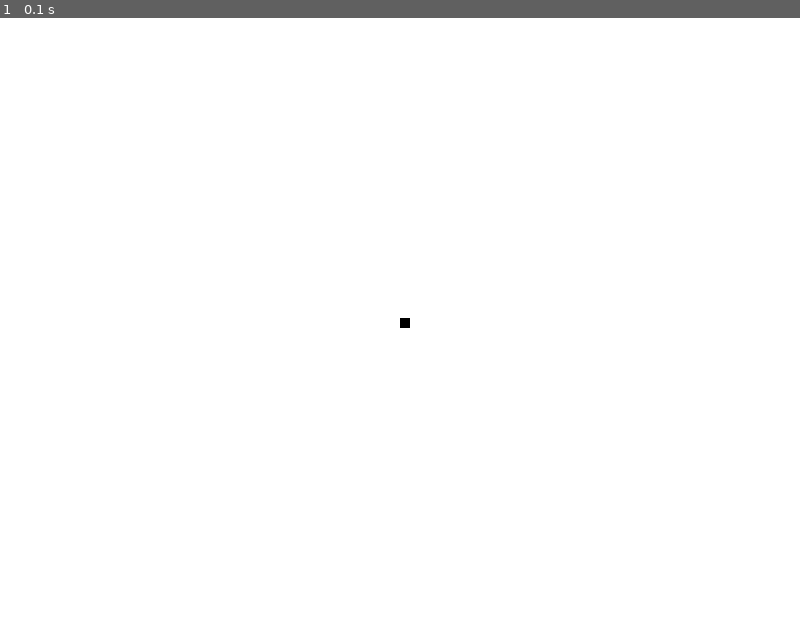
Above: before the commit, frame 1.
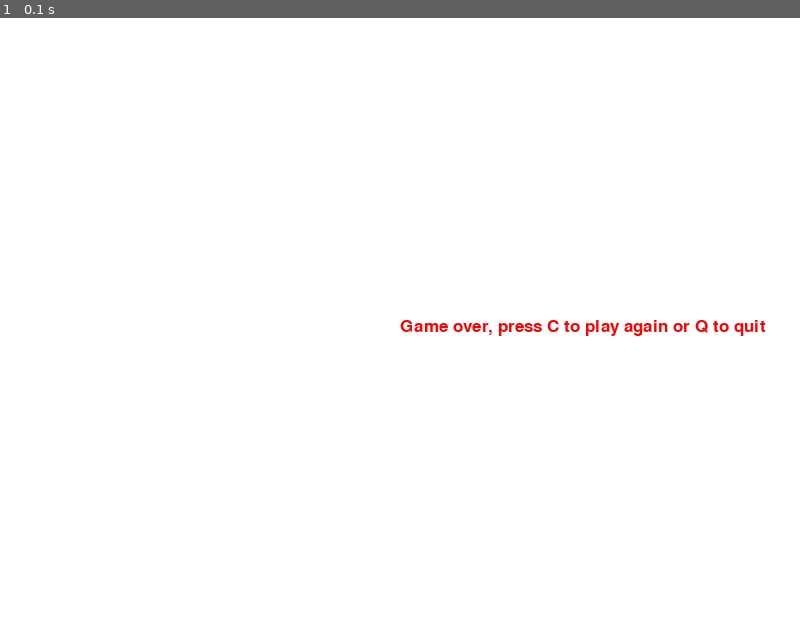
Above: after the commit, the same moment.

Repository: DevonteDC/ICS168_Snake
Game: pygame game, started from Snake-Pygame/snake_v1.py
Two runs of this game, one before a commit and one after it. Both use one fixed random seed, a clock stepped at 60 frames per second and the inputs below.
Inputs:
- Up to frame 1 (0.1 s): no input

The runs differ from the first frame. In frame 1, 0.5% of the frame differs, in the area x 50-96%, y 50-53%.

Commit message:
draft functional snake game, snake grows and eats apple. Snake can't collide with itself after length 3, but starts at length 5 so that is no worry

Diff:
--- a/Snake-Pygame/snake_v1.py
+++ b/Snake-Pygame/snake_v1.py
@@ -9,6 +9,7 @@
 white = (255,255,255)
 black = (0,0,0)
 red = (255,0,0)
+green = (0,155,0)
 
 display_width = 800
 display_height = 600
@@ -29,6 +30,10 @@
 def message_to_screen(msg,color):
     screen_text = font.render(msg,True,color)
     gameDisplay.blit(screen_text,[display_width/2,display_height/2])
+
+def snake(block_size,snakeList):
+    for XnY in snakeList:
+        pygame.draw.rect(gameDisplay, green,[XnY[0],XnY[1],block_size,block_size])
 ###FUNCTIONS------------------------
 
 
@@ -45,6 +50,12 @@
     lead_y = display_height/2
     lead_x_change = 0
     lead_y_change = 0
+
+    snakeList = []
+    snakeLength = 5
+
+    randAppleX = round(random.randrange(0,display_width - block_size)/10.0) * 10.0
+    randAppleY = round(random.randrange(0,display_height - block_size)/10.0) * 10.0
 
     while not gameExit:
 
@@ -90,10 +101,29 @@
 
 
         gameDisplay.fill(white)
-        pygame.draw.rect(gameDisplay, black,[lead_x,lead_y,block_size,block_size])
+        pygame.draw.rect(gameDisplay,red,[randAppleX,randAppleY,block_size,block_size])
 
+        snakeHead = []
+        snakeHead.append(lead_x)
+        snakeHead.append(lead_y)
+        snakeList.append(snakeHead)
+
+        if len(snakeList) > snakeLength:
+            del snakeList[0]
+
+        for eachSegment in snakeList[:-1]:
+            if eachSegment == snakeHead:
+                gameOver = True
+
+        snake(block_size,snakeList)
 
         pygame.display.update()
+
+        if lead_x == randAppleX and lead_y == randAppleY:
+            randAppleX = round(random.randrange(0,display_width - block_size)/10.0) * 10.0
+            randAppleY = round(random.randrange(0,display_height - block_size)/10.0) * 10.0
+            snakeLength += 1
+
         clock.tick(FPS)
 
     pygame.quit()
